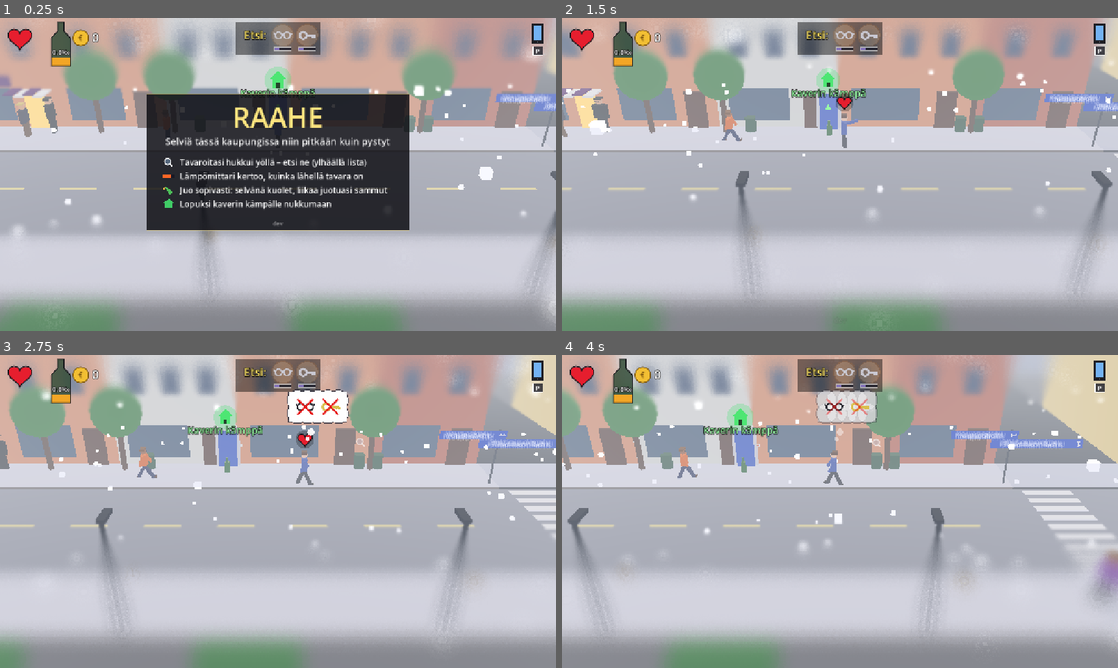
Above: before the commit, frames 1-4 (two rows, left to right).
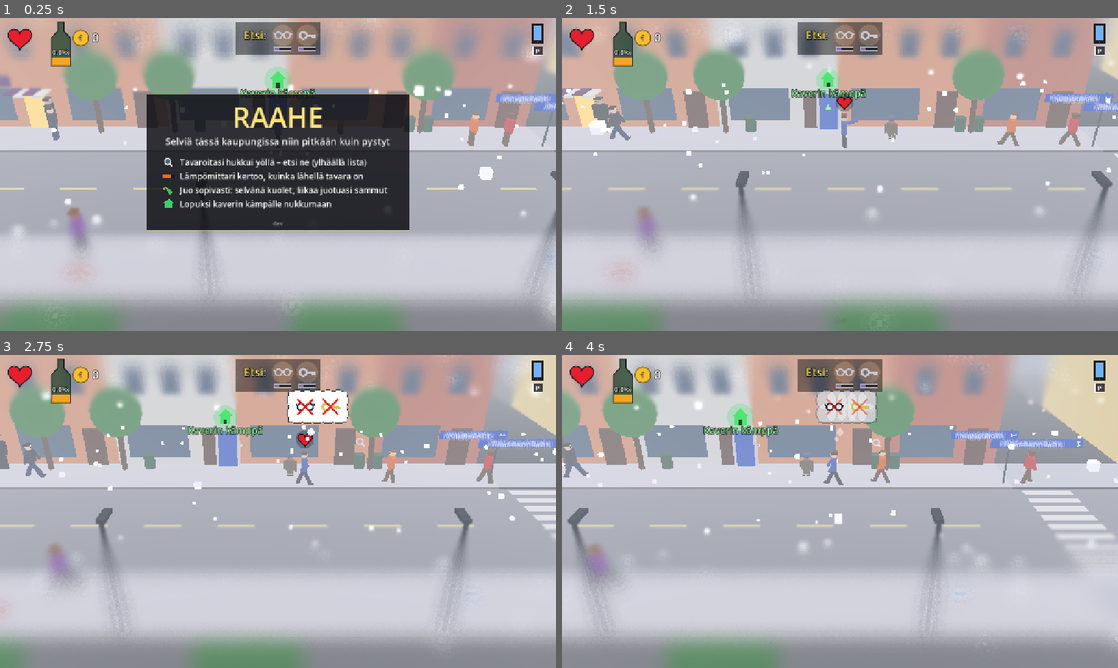
Above: after the commit, the same moments.

Repository: Ecculi/GoodMorningMoonshine
Game: Godot game, scene res://scenes/main.tscn
Same seed, same stepped clock (60 frames per second), same inputs: the game is played once before the commit and once after it.
Inputs (mouse positions are in pixels of both pictures, inside the frame that each line leads up to):
- Up to frame 1 (0.25 s): no input
- Up to frame 2 (1.5 s): tap Enter at 0.5 s; move the mouse to (962, 158) at 0.52 s; hold Right (move_right) 0.53-1.25 s; hold Space (action) 0.53-1.25 s; click (962, 158) at 0.67 s; drag from (728, 190) to (812, 237) at 1.27 s
- Up to frame 3 (2.75 s): move the mouse to (333, 442) at 2.02 s; hold Right (move_right) from 2.03 s (still down); hold Shift (run) from 2.03 s (still down)
- Up to frame 4 (4 s): release Right (move_right) at 2.75 s; release Shift (run) at 2.75 s; drag from (812, 574) to (673, 464) at 2.77 s; move the mouse to (1006, 558) at 3.52 s; hold Left (move_left) from 3.53 s (still down); tap Enter at 3.6 s

The runs differ from the first frame. In frame 1, 0.9% of the frame differs, in the area x 3-100%, y 26-83%; in frame 2, 1.2%; in frame 3, 1.2%; in frame 4, 1.7%, in the area x 0-100%, y 28-80%.

Commit message:
Smashed bottles no longer hitch: shards share materials and meshes per colour, cast no shadows, and the glass shader is compiled at start
Co-Authored-By: Claude Opus 5.5 <noreply@anthropic.com>
Claude-Session: https://claude.ai/code/session_014p1PeeGbmYxJmsVU4HYhz4

Diff:
--- a/scripts/glass.gd
+++ b/scripts/glass.gd
@@ -8,12 +8,19 @@
 var main
 
 
-func setup(rng: RandomNumberGenerator, col: Color) -> void:
-	for i in 14:
-		var mi := MeshInstance3D.new()
-		var bm := BoxMesh.new()
-		bm.size = Vector3(rng.randf_range(0.04, 0.12), 0.012, rng.randf_range(0.03, 0.08))
-		mi.mesh = bm
+## Shared by all shards of the same colour: making new transparent,
+## glinting materials for every bottle made the game hitch (above all in
+## the browser), so they are made once per colour and reused, like the
+## meshes (the size varies by scale).
+static var _shard_mats := {}
+static var _neck_mats := {}
+static var _shard_mesh: BoxMesh
+static var _neck_mesh: CylinderMesh
+
+
+static func shard_material(col: Color) -> StandardMaterial3D:
+	var key := col.to_html()
+	if not _shard_mats.has(key):
 		var m := StandardMaterial3D.new()
 		m.albedo_color = Color(col.r, col.g, col.b, 0.85).lightened(0.25)
 		m.transparency = BaseMaterial3D.TRANSPARENCY_ALPHA
@@ -21,7 +28,42 @@
 		m.roughness = 0.05
 		m.emission_enabled = true
 		m.emission = col.lightened(0.5) * 0.25
-		mi.material_override = m
+		_shard_mats[key] = m
+	return _shard_mats[key]
+
+
+static func neck_material(col: Color) -> StandardMaterial3D:
+	var key := col.to_html()
+	if not _neck_mats.has(key):
+		var m := StandardMaterial3D.new()
+		m.albedo_color = Color(col.r, col.g, col.b, 0.9)
+		m.transparency = BaseMaterial3D.TRANSPARENCY_ALPHA
+		m.roughness = 0.1
+		_neck_mats[key] = m
+	return _neck_mats[key]
+
+
+static func _meshes() -> void:
+	if _shard_mesh == null:
+		_shard_mesh = BoxMesh.new()
+		_shard_mesh.size = Vector3(1, 0.012, 1)
+		_neck_mesh = CylinderMesh.new()
+		_neck_mesh.top_radius = 0.025
+		_neck_mesh.bottom_radius = 0.035
+		_neck_mesh.height = 0.12
+		_neck_mesh.radial_segments = 10
+		_neck_mesh.rings = 1
+
+
+func setup(rng: RandomNumberGenerator, col: Color) -> void:
+	_meshes()
+	var sm := shard_material(col)
+	for i in 14:
+		var mi := MeshInstance3D.new()
+		mi.mesh = _shard_mesh
+		mi.material_override = sm
+		mi.cast_shadow = GeometryInstance3D.SHADOW_CASTING_SETTING_OFF
+		mi.scale = Vector3(rng.randf_range(0.04, 0.12), 1.0, rng.randf_range(0.03, 0.08))
 		var a := rng.randf() * TAU
 		var r := sqrt(rng.randf()) * RADIUS
 		mi.position = Vector3(cos(a) * r, 0.006, sin(a) * r)
@@ -29,16 +71,9 @@
 		add_child(mi)
 	# The bottle's neck, a bigger piece.
 	var neck := MeshInstance3D.new()
-	var cm := CylinderMesh.new()
-	cm.top_radius = 0.025
-	cm.bottom_radius = 0.035
-	cm.height = 0.12
-	neck.mesh = cm
-	var nm := StandardMaterial3D.new()
-	nm.albedo_color = Color(col.r, col.g, col.b, 0.9)
-	nm.transparency = BaseMaterial3D.TRANSPARENCY_ALPHA
-	nm.roughness = 0.1
-	neck.material_override = nm
+	neck.mesh = _neck_mesh
+	neck.material_override = neck_material(col)
+	neck.cast_shadow = GeometryInstance3D.SHADOW_CASTING_SETTING_OFF
 	neck.rotation.z = PI * 0.5
 	neck.rotation.y = rng.randf() * TAU
 	neck.position = Vector3(rng.randf_range(-0.2, 0.2), 0.03, rng.randf_range(-0.2, 0.2))
--- a/scripts/main.gd
+++ b/scripts/main.gd
@@ -160,6 +160,7 @@
 	_build_precipitation()
 	_build_camera()
 	_build_post_process()
+	_prewarm_glass()
 
 	player = Player.new()
 	player.main = self
@@ -1413,6 +1414,18 @@
 
 
 ## A bottle smashed here: shards on the ground (stay for the day).
+## Draw a bit of broken glass once, tiny, right in front of the camera at
+## the start, so its see-through glinting shader gets compiled while the
+## game loads, not in the middle of the first smashed bottle.
+func _prewarm_glass() -> void:
+	var g = Glass.new()
+	g.setup(rng, Item.DRINK_COLOR[Item.Drink.BOTTLE])
+	camera.add_child(g)
+	g.position = Vector3(0, 0, -1.0)
+	g.scale = Vector3.ONE * 0.01
+	get_tree().create_timer(0.5).timeout.connect(g.queue_free)
+
+
 func spawn_glass(pos: Vector3, col: Color) -> void:
 	var g = Glass.new()
 	g.main = self
Not shown, changed: DESIGN.md
